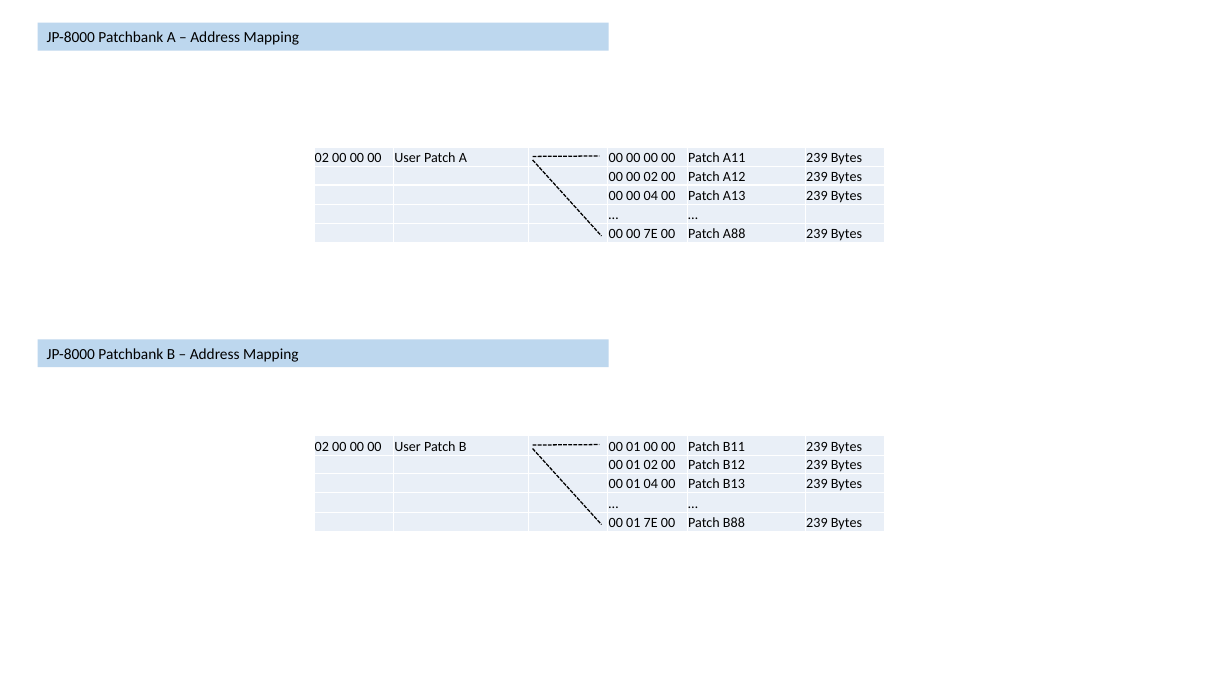
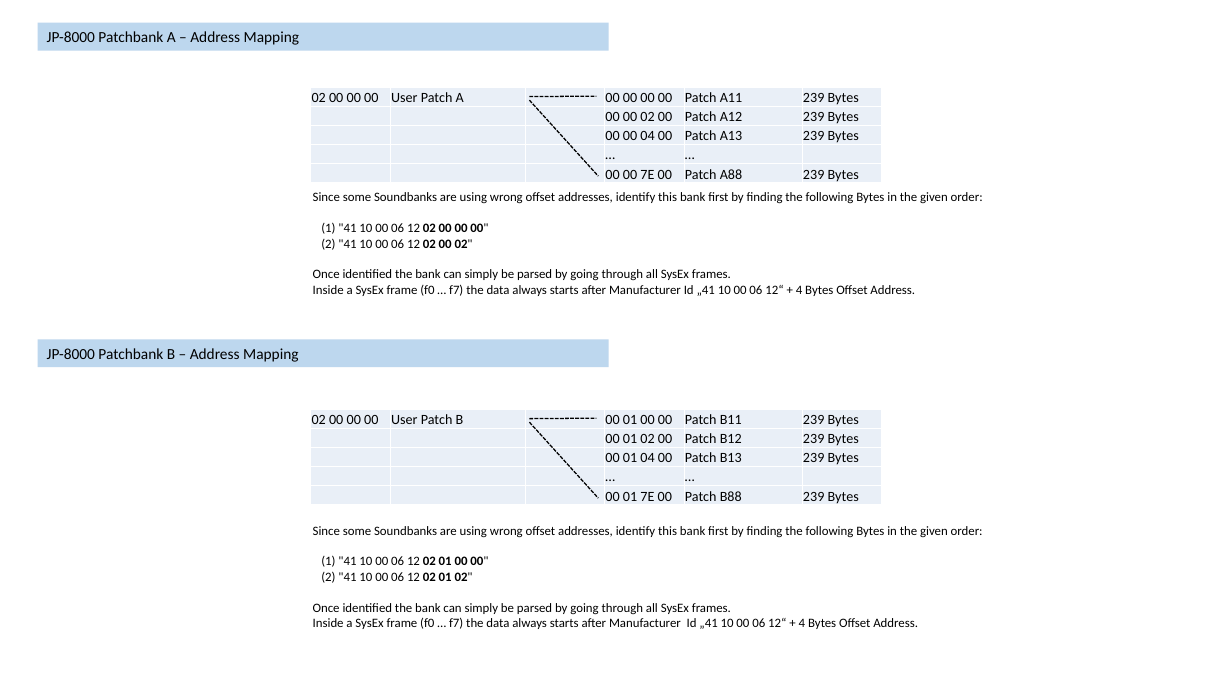
Before and after one commit to DanCrg80/Roland_JP-80X0_Arturia_JUP-8000V_Converter, a slide deck: slide 2 of Documentation/Roland_JP80X0_Soundbanks_MID_SYX.pptx. Drawn at 1232x693 pixels with LibreOffice and Linux fonts; fonts in the diff are those of the drawing. Boxes give left, top, right and bottom in pixels: in the first picture for what was removed or moved away, otherwise in the second. Text is boxed around its words. In the diff, an @@ line names an element or a change of style, - is before the commit and + after.

```diff
--- a/Documentation/Roland_JP80X0_Soundbanks_MID_SYX.pptx
+++ b/Documentation/Roland_JP80X0_Soundbanks_MID_SYX.pptx
@@ table: place and size @@
-table at [314,147,885,458]
+table at [311,88,882,186]
@@ line moved from (532, 160) - (602, 236) to (530, 100) - (599, 177) @@
@@ line moved from (532, 156) - (600, 156) to (530, 97) - (596, 96) @@
@@ text added at [313,192,983,296], 10 pt, text #000000 @@
+Since some Soundbanks are using wrong offset addresses, identify this bank first by finding the following Bytes in the given order:
+(1) "41 10 00 06 12 02 00 00 00"
+(2) "41 10 00 06 12 02 00 02"
+Once identified the bank can simply be parsed by going through all SysEx frames.
+Inside a SysEx frame (f0 … f7) the data always starts after Manufacturer Id „41 10 00 06 12“ + 4 Bytes Offset Address.
@@ table: place and size @@
-table at [314,436,885,534]
+table at [311,409,882,508]
@@ line moved from (532, 445) - (600, 445) to (530, 419) - (596, 419) @@
@@ line moved from (532, 448) - (602, 525) to (530, 422) - (599, 498) @@
@@ text added at [313,526,983,629], 10 pt, text #000000 @@
+Since some Soundbanks are using wrong offset addresses, identify this bank first by finding the following Bytes in the given order:
+(1) "41 10 00 06 12 02 01 00 00"
+(2) "41 10 00 06 12 02 01 02"
+Once identified the bank can simply be parsed by going through all SysEx frames.
+Inside a SysEx frame (f0 … f7) the data always starts after Manufacturer Id „41 10 00 06 12“ + 4 Bytes Offset Address.
```
Also in this commit, not shown: 3 other slides changed.
